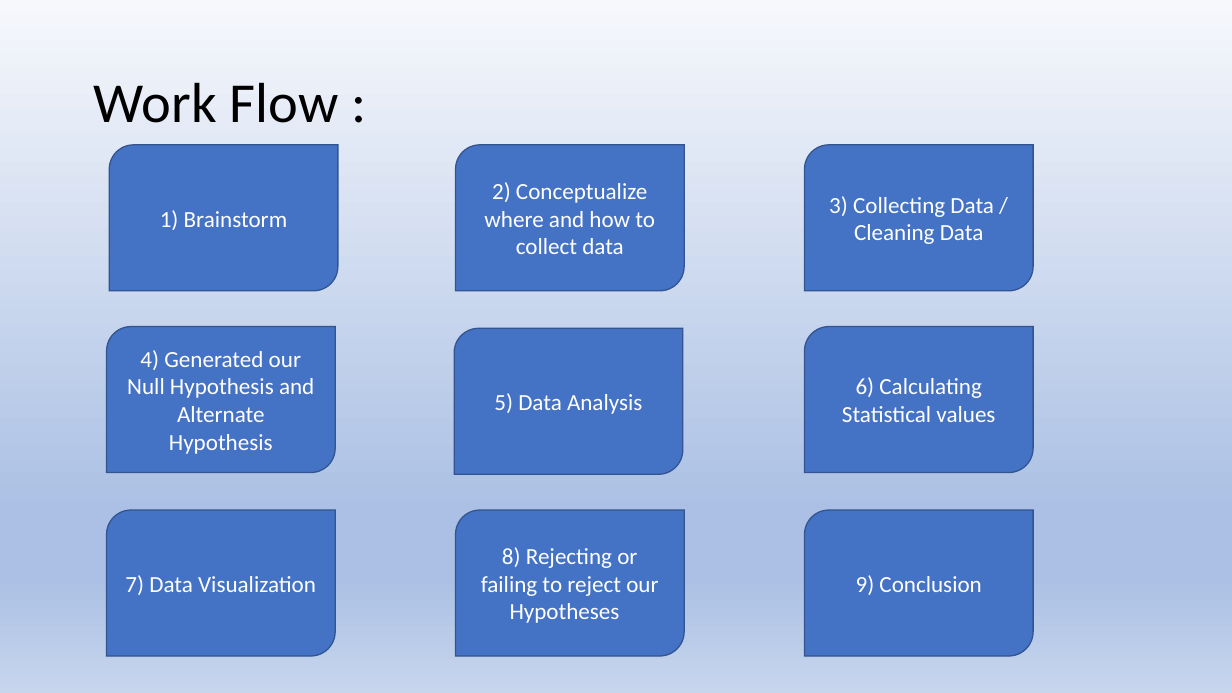
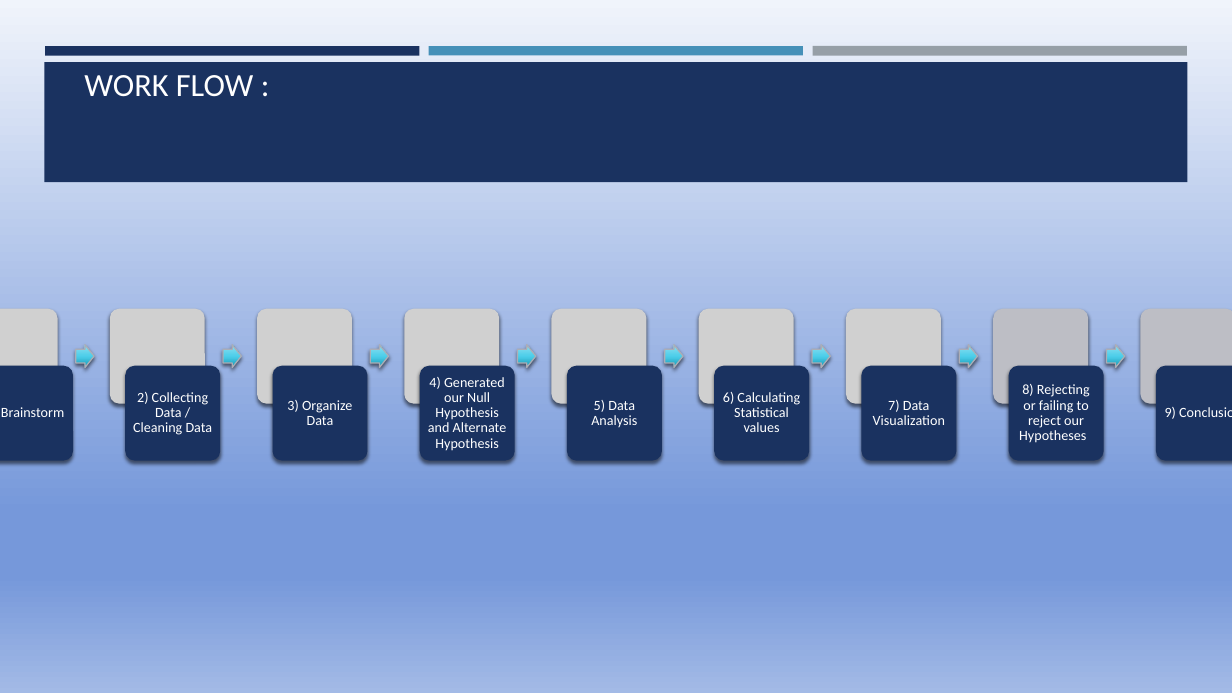
Before and after one commit to jprinfret/home_field_advantage, a slide deck: slide 2 of Presentation1.pptx. Drawn at 1232x693 pixels with LibreOffice and Linux fonts; fonts in the diff are those of the drawing; grey boxes stand for pictures. Boxes give left, top, right and bottom in pixels: in the first picture for what was removed or moved away, otherwise in the second. Text is boxed around its words. In the diff, an @@ line names an element or a change of style, - is before the commit and + after.

```diff
--- a/Presentation1.pptx
+++ b/Presentation1.pptx
@@ background gradient #F6F8FC to #ABC0E4 to #C7D5ED to gradient #F0F4FB to #7698DA to #A3BAE6 @@
@@ rectangle added at <box>45,46,420,55</box>, fill #1A3260 @@
@@ title "WORK FLOW :" at <box>84,75,254,97</box>: vertical alignment middle to bottom @@
@@ rectangle added at <box>429,46,803,55</box>, fill #4590B8 @@
@@ rectangle added at <box>812,46,1187,56</box>, fill #969FA7 @@
@@ rectangle added at <box>44,62,1188,182</box>, fill #1A3260 @@
@@ title at <box>84,75,254,97</box>: text changed; size 44 to 25.2 pt; text colour #000000 to #FFFFFF @@
-Work Flow :
+WORK FLOW :
@@ round diag rect removed at <box>456,145,684,291</box> @@
-2) Conceptualize where and how to collect data
@@ round diag rect removed at <box>805,145,1033,291</box> @@
-3) Collecting Data / Cleaning Data
@@ text "1) Brainstorm": place and size @@
-text "1) Brainstorm" at <box>109,145,337,291</box>
+text "1) Brainstorm" at <box>1,407,64,417</box>
@@ text "4) Generated our Null Hypothesis ...": place and size @@
-text "4) Generated our Null Hypothesis ..." at <box>106,326,335,472</box>
+text "4) Generated our Null Hypothesis ..." at <box>428,377,507,451</box>
@@ text "5) Data Analysis": place and size @@
-text "5) Data Analysis" at <box>455,328,683,474</box>
+text "5) Data Analysis" at <box>591,400,637,428</box>
@@ text "6) Calculating Statistical values": place and size @@
-text "6) Calculating Statistical values" at <box>805,326,1033,472</box>
+text "6) Calculating Statistical values" at <box>723,392,800,432</box>
@@ text "7) Data Visualization": place and size @@
-text "7) Data Visualization" at <box>106,510,335,656</box>
+text "7) Data Visualization" at <box>873,400,945,425</box>
@@ text "8) Rejecting or failing to ...": place and size @@
-text "8) Rejecting or failing to ..." at <box>456,510,684,656</box>
+text "8) Rejecting or failing to ..." at <box>1019,384,1090,443</box>
@@ group added at <box>0,309,1232,461</box>: 11 rounded rectangles, 8 right arrows, 7 pictures, 2 texts @@
+2) Collecting Data / Cleaning Data
+3) Organize Data
@@ size 18 to 11 pt; line spacing 1 to 0.9; more space between paragraphs; fill #4472C4 to none; outline #325491 1 pt to none in 7 elements at <box>591,400,637,428</box>, <box>723,392,800,432</box>, <box>428,377,507,451</box>, <box>1,407,64,417</box>, <box>873,400,945,425</box>, <box>1019,384,1090,443</box>, <box>1165,407,1176,419</box> @@
@@ text "9) Conclusion": place and size @@
-text "9) Conclusion" at <box>805,510,1033,656</box>
+text "9) Conclusion" at <box>1165,407,1176,419</box>
```
Also in this commit, not shown: 4 other slides changed.
